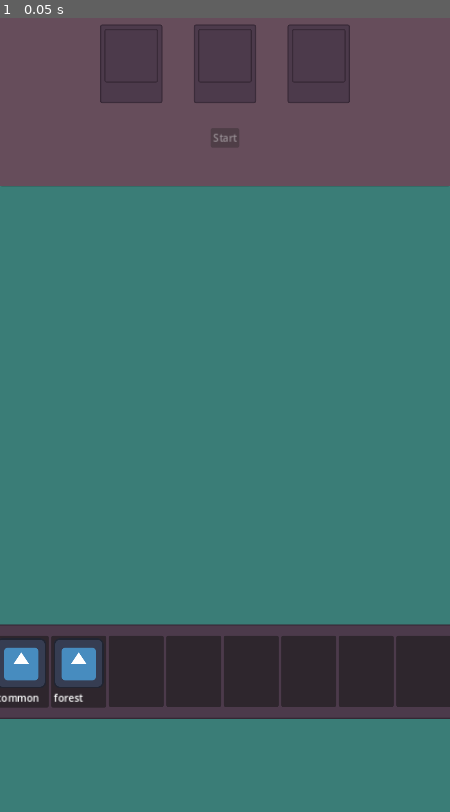
Above: before the commit, frame 1.
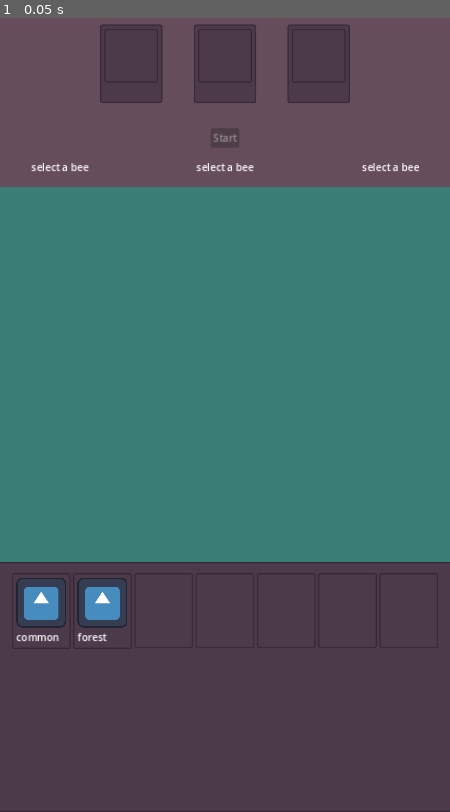
Above: after the commit, the same moment.

Repository: lesteenman/project-bees
Game: Godot game, scene res://scenes/main.tscn
The game is run twice, just before and just after one commit, with the same random seed, the same clock (stepped at 60 frames per second) and the same inputs.
Inputs:
- Up to frame 1 (0.05 s): no input

The runs differ from the first frame. In frame 1, 28% of the frame differs, in the area x 0-100%, y 18-100%.

Commit message:
Stash before moving the entire scene layout around

Diff:
--- a/project.godot
+++ b/project.godot
@@ -10,9 +10,10 @@
 
 [application]
 
-config/name="Project Bees"
+config/name="ProjectBees"
 run/main_scene="res://scenes/main.tscn"
 config/features=PackedStringArray("4.2", "GL Compatibility")
+boot_splash/bg_color=Color(0.298039, 0.227451, 0.294118, 1)
 config/icon="res://icon.svg"
 
 [autoload]
@@ -28,8 +29,10 @@
 window/size/always_on_top=true
 window/stretch/mode="canvas_items"
 window/stretch/aspect="expand"
+window/handheld/orientation=1
 
 [rendering]
 
 renderer/rendering_method="gl_compatibility"
 renderer/rendering_method.mobile="gl_compatibility"
+textures/vram_compression/import_etc2_astc=true
--- a/scenes/hives/BeeLab.gd
+++ b/scenes/hives/BeeLab.gd
@@ -1,7 +1,19 @@
 extends PanelContainer
 
 
-@export var beelab: BeeLab
+@export var beelab: BeeLab:
+	set(value):
+		beelab = value
+		value.connect('set_bee_1', set_bee_1)
+		value.connect('set_bee_2', set_bee_2)
+		value.connect('set_bee_result', set_bee_result)
+
+		set_bee_1(beelab.bee1)
+		set_bee_2(beelab.bee2)
+		set_bee_result(beelab.bee_result)
+
+var inventory_handler
+
 @onready var start_button: Button = $VBoxContainer2/HBoxContainer2/StartButton
 @onready var bee_slot_1: PanelContainer = $VBoxContainer2/MarginContainer/HBoxContainer/BeeSlot1
 @onready var bee_slot_result: PanelContainer = $VBoxContainer2/MarginContainer/HBoxContainer/BeeSlotResult
@@ -12,40 +24,33 @@
 @onready var bee_result_details: Label = $VBoxContainer2/MarginContainer2/HBoxContainer3/BeeResultDetails
 
 
-
-func _init():
-	# TODO: This should be managed by global state instead
-	beelab = BeeLab.new()
-
-	beelab.connect('set_bee_1', set_bee_1)
-	beelab.connect('set_bee_2', set_bee_2)
-	beelab.connect('set_bee_result', set_bee_result)
-
 func _on_start_button_pressed() -> void:
 	print("start the breeding!")
 	beelab.breed()
 
 func _on_bee_slot_1_bee_selected(bee: Bee) -> void:
+	print("on_bee_slot_1_selected", bee)
 	beelab.bee1 = bee
 	set_bee_1(bee)
 
+# TODO: DRAW OUT HOW THE BEELAB< THE SLOTS AND THE LAB SCENE INTERACT
 func set_bee_1(bee: Bee):
+	print("set bee 1 to ", bee)
 	start_button.disabled = !(beelab.bee1 && beelab.bee2)
 	bee_1_details.text = build_description(bee)
 
 	bee_slot_1.bee = bee
-	bee_slot_1.update_bee()
 
 func _on_bee_slot_2_bee_selected(bee: Bee) -> void:
 	beelab.bee2 = bee
 	set_bee_2(bee)
 
 func set_bee_2(bee: Bee):
+	print("set bee 2 to ", bee)
 	start_button.disabled = !(beelab.bee1 && beelab.bee2)
 	bee_2_details.text = build_description(bee)
 
 	bee_slot_2.bee = bee
-	bee_slot_2.update_bee()
 
 func set_bee_result(bee: Bee) -> void:
 	bee_result_details.text = build_description(bee)
@@ -63,3 +68,15 @@
 	desc += "\nlifespan: %d" % bee.chromosome1.lifespan
 
 	return desc
+
+func _on_bee_slot_1_bee_clicked(bee) -> void:
+	print("BeeLab: bee slot 1 clicked")
+	inventory_handler.return_bee(bee)
+
+func _on_bee_slot_2_bee_clicked(bee) -> void:
+	print("BeeLab: bee slot 2 clicked")
+	inventory_handler.return_bee(bee)
+
+func _on_bee_slot_result_bee_clicked(bee) -> void:
+	print("BeeLab: bee slot result clicked")
+	inventory_handler.return_bee(bee)
--- a/scenes/hives/BeeLab.tscn
+++ b/scenes/hives/BeeLab.tscn
@@ -71,7 +71,10 @@
 size_flags_horizontal = 3
 horizontal_alignment = 2
 
+[connection signal="bee_clicked" from="VBoxContainer2/MarginContainer/HBoxContainer/BeeSlot1" to="." method="_on_bee_slot_1_bee_clicked"]
 [connection signal="bee_selected" from="VBoxContainer2/MarginContainer/HBoxContainer/BeeSlot1" to="." method="_on_bee_slot_1_bee_selected"]
+[connection signal="bee_clicked" from="VBoxContainer2/MarginContainer/HBoxContainer/BeeSlotResult" to="." method="_on_bee_slot_result_bee_clicked"]
 [connection signal="bee_selected" from="VBoxContainer2/MarginContainer/HBoxContainer/BeeSlotResult" to="." method="_on_bee_slot_2_bee_selected"]
+[connection signal="bee_clicked" from="VBoxContainer2/MarginContainer/HBoxContainer/BeeSlot2" to="." method="_on_bee_slot_2_bee_clicked"]
 [connection signal="bee_selected" from="VBoxContainer2/MarginContainer/HBoxContainer/BeeSlot2" to="." method="_on_bee_slot_2_bee_selected"]
 [connection signal="pressed" from="VBoxContainer2/HBoxContainer2/StartButton" to="." method="_on_start_button_pressed"]
--- a/scenes/hives/BeeSlot.gd
+++ b/scenes/hives/BeeSlot.gd
@@ -1,12 +1,17 @@
 extends PanelContainer
 
-@export var bee: Bee = null
+@export var bee: Bee = null:
+	set(value):
+		bee = value
+		update_bee()
+
 @export var allow_input: bool = true
 
 @onready var bee_texture = $MarginContainer/VBoxContainer/PanelContainer/BeeTexture
 @onready var bee_name = $MarginContainer/VBoxContainer/BeeName
 
 signal bee_selected
+signal bee_clicked
 
 func update_bee() -> void:
 	if bee:
@@ -20,19 +25,16 @@
 	else:
 		bee_texture.texture = null
 		bee_name.text = ""
-
-func _get_drag_data(_at_position: Vector2) -> Variant:
-	var drag_preview = TextureRect.new()
-	drag_preview.texture = bee.get_texture()
-
-	set_drag_preview(drag_preview);
-
-	return bee
-
+#
 func _can_drop_data(_at_position: Vector2, data: Variant) -> bool:
 	return allow_input && !bee && data.get_type() == "Bee"
-
+#
 func _drop_data(_at_position: Vector2, data: Variant) -> void:
 	bee = data
 	bee_selected.emit(bee)
-	update_bee()
+
+func _on_margin_container_gui_input(event: InputEvent) -> void:
+	if event is InputEventMouseButton && event.button_index == MOUSE_BUTTON_LEFT:
+		if bee:
+			bee_clicked.emit(bee)
+			bee = null
--- a/scenes/hives/BeeSlot.tscn
+++ b/scenes/hives/BeeSlot.tscn
@@ -18,7 +18,6 @@
 
 [node name="MarginContainer" type="MarginContainer" parent="."]
 layout_mode = 2
-mouse_filter = 2
 theme_override_constants/margin_left = 4
 theme_override_constants/margin_top = 4
 theme_override_constants/margin_right = 4
@@ -40,3 +39,5 @@
 
 [node name="BeeName" type="Label" parent="MarginContainer/VBoxContainer"]
 layout_mode = 2
+
+[connection signal="gui_input" from="MarginContainer" to="." method="_on_margin_container_gui_input"]
--- a/scenes/inventory/BeeInventory.gd
+++ b/scenes/inventory/BeeInventory.gd
@@ -5,18 +5,16 @@
 
 var bees_target
 var selected = false
-
-signal bee_selected
-signal bee_deselected
-
+var slots = []
 
 func _on_ready():
 	print("should set slots to contents of player inventory, which is", PlayerBees.bees)
 
+	PlayerBees.refresh_inventory_guis.connect(updateGrid)
 	updateGrid()
 
-
 func updateGrid():
+	slots.clear()
 	for child in inventory_grid.get_children():
 		child.queue_free()
 
@@ -26,24 +24,26 @@
 
 	for s in range(total_slots):
 		var slot = INVENTORY_SLOT.instantiate()
+		slots.append(slot)
 		if PlayerBees.bees.size() > s:
 			slot.bee = PlayerBees.bees[s]
 
-		slot.connect("bee_clicked", self.slot_clicked)
+		slot.connect("bee_removed", _on_bee_removed)
 
 		#print("added a slot:", slot, slot.bee)
 		inventory_grid.add_child(slot)
 
+func return_bee(bee: Bee):
+	print("BeeInventory > should return bee to its slot", bee)
+	PlayerBees.add_item(bee)
+	for s in slots:
+		if s.bee == bee:
+			print("return to slot ", s)
+			s.setItemReserved(false)
 
 func set_target(target):
 	self.bees_target = target
 
-
-func slot_clicked(bee):
-	if bee:
-		if selected:
-			selected = false
-			bee_selected.emit(bee)
-		else:
-			selected = true
-			bee_deselected.emit(bee)
+func _on_bee_removed(bee: Bee):
+	print("bee removed: ", bee)
+	PlayerBees.remove_item(bee)
--- a/scenes/inventory/BeeInventory.tscn
+++ b/scenes/inventory/BeeInventory.tscn
@@ -12,7 +12,7 @@
 custom_minimum_size = Vector2(200, 80)
 anchors_preset = 10
 anchor_right = 1.0
-offset_bottom = 110.0
+offset_bottom = 477.0
 grow_horizontal = 2
 theme_override_styles/panel = ExtResource("1_pvlly")
 script = ExtResource("1_kpsjd")
@@ -26,17 +26,38 @@
 
 [node name="InventoryGrid" type="GridContainer" parent="MarginContainer"]
 layout_mode = 2
-columns = 8
+size_flags_horizontal = 4
+columns = 7
 
 [node name="InventorySlot" parent="MarginContainer/InventoryGrid" instance=ExtResource("2_xuggv")]
 layout_mode = 2
-size_flags_horizontal = 2
-size_flags_vertical = 2
 bee = SubResource("Resource_7r51d")
 
 [node name="InventorySlot2" parent="MarginContainer/InventoryGrid" instance=ExtResource("2_xuggv")]
 layout_mode = 2
 size_flags_horizontal = 0
-size_flags_vertical = 0
+
+[node name="InventorySlot3" parent="MarginContainer/InventoryGrid" instance=ExtResource("2_xuggv")]
+layout_mode = 2
+size_flags_vertical = 2
+bee = SubResource("Resource_7r51d")
+
+[node name="InventorySlot4" parent="MarginContainer/InventoryGrid" instance=ExtResource("2_xuggv")]
+layout_mode = 2
+size_flags_horizontal = 0
+
+[node name="InventorySlot5" parent="MarginContainer/InventoryGrid" instance=ExtResource("2_xuggv")]
+layout_mode = 2
+size_flags_vertical = 2
+bee = SubResource("Resource_7r51d")
+
+[node name="InventorySlot6" parent="MarginContainer/InventoryGrid" instance=ExtResource("2_xuggv")]
+layout_mode = 2
+size_flags_horizontal = 1
+
+[node name="InventorySlot7" parent="MarginContainer/InventoryGrid" instance=ExtResource("2_xuggv")]
+visible = false
+layout_mode = 2
+size_flags_horizontal = 1
 
 [connection signal="ready" from="." to="." method="_on_ready"]
--- a/scenes/inventory/InventorySlot.gd
+++ b/scenes/inventory/InventorySlot.gd
@@ -1,11 +1,17 @@
 extends PanelContainer
 
 @export var bee: Bee = null
+var reserved: bool:
+	set(value):
+		setItemReserved(value)
+
+var is_dragging := false
 
 @onready var texture_rect = $MarginContainer/VBoxContainer/TextureRect
 @onready var label = $MarginContainer/VBoxContainer/Label
+@onready var v_box_container: VBoxContainer = $MarginContainer/VBoxContainer
 
-signal bee_clicked
+signal bee_removed
 
 func _ready():
 	updateBee()
@@ -24,14 +30,41 @@
 		label.text = ""
 
 
-func _on_button_pressed() -> void:
-	bee_clicked.emit(bee)
+func setItemReserved(r) -> void:
+	if r:
+		v_box_container.modulate = Color(1, 1, 1, 0.4)
+	else:
+		v_box_container.modulate = Color(1, 1, 1, 1)
 
 
 func _get_drag_data(_at_position: Vector2) -> Variant:
+	if reserved:
+		return null
+
+	self.reserved = true
+	self.is_dragging = true
 	var drag_preview = TextureRect.new()
 	drag_preview.texture = bee.get_texture()
 
 	set_drag_preview(drag_preview);
 
 	return bee
+
+func on_drag_successful():
+	print("bee was dropped off, remove from inv")
+	bee_removed.emit(bee)
+
+func on_drag_cancelled():
+	print("drag-and-drop cancelled")
+	self.reserved = false
+
+
+func _notification(notification_type):
+	if is_dragging:
+		match notification_type:
+			NOTIFICATION_DRAG_END:
+				self.is_dragging = false
+				if get_viewport().gui_is_drag_successful():
+					self.on_drag_successful()
+				else:
+					self.on_drag_cancelled()
--- a/scenes/inventory/InventorySlot.tscn
+++ b/scenes/inventory/InventorySlot.tscn
@@ -1,13 +1,15 @@
-[gd_scene load_steps=2 format=3 uid="uid://ogiuricsrl57"]
+[gd_scene load_steps=3 format=3 uid="uid://ogiuricsrl57"]
 
 [ext_resource type="Script" path="res://scenes/inventory/InventorySlot.gd" id="1_4ommn"]
+[ext_resource type="StyleBox" uid="uid://blbrn3ysdnjqv" path="res://assets/styles/BorderedLightWood.tres" id="1_12la3"]
 
 [node name="InventorySlot" type="PanelContainer"]
 custom_minimum_size = Vector2(80, 80)
 offset_right = 80.0
 offset_bottom = 80.0
-size_flags_horizontal = 4
-size_flags_vertical = 4
+size_flags_horizontal = 2
+size_flags_vertical = 0
+theme_override_styles/panel = ExtResource("1_12la3")
 script = ExtResource("1_4ommn")
 metadata/_edit_group_ = true
 
--- a/scenes/main.gd
+++ b/scenes/main.gd
@@ -1 +1,10 @@
 extends Control
+
+@onready var bee_lab: PanelContainer = $BeeLab
+@onready var bee_inventory: PanelContainer = $ScrollContainer/BeeInventory
+
+func _ready():
+	var beelab = BeeLab.new()
+	bee_lab.beelab = beelab
+
+	bee_lab.inventory_handler = bee_inventory
--- a/scenes/main.tscn
+++ b/scenes/main.tscn
@@ -29,25 +29,18 @@
 
 [node name="ScrollContainer" type="ScrollContainer" parent="."]
 clip_contents = false
-custom_minimum_size = Vector2(2.08165e-12, 300)
+custom_minimum_size = Vector2(2.08165e-12, 400)
 layout_mode = 1
 anchors_preset = 12
 anchor_top = 1.0
 anchor_right = 1.0
 anchor_bottom = 1.0
-offset_top = -8.0
 grow_horizontal = 2
 grow_vertical = 0
+size_flags_vertical = 0
 horizontal_scroll_mode = 0
 
-[node name="VBoxContainer" type="VBoxContainer" parent="ScrollContainer"]
+[node name="BeeInventory" parent="ScrollContainer" instance=ExtResource("3_cwqui")]
 layout_mode = 2
 size_flags_horizontal = 3
-size_flags_vertical = 4
-
-[node name="BeeInventory" parent="ScrollContainer/VBoxContainer" instance=ExtResource("3_cwqui")]
-layout_mode = 2
-size_flags_vertical = 8
-
-[connection signal="bee_deselected" from="ScrollContainer/VBoxContainer/BeeInventory" to="." method="_on_bee_inventory_bee_deselected"]
-[connection signal="bee_selected" from="ScrollContainer/VBoxContainer/BeeInventory" to="." method="_on_bee_inventory_bee_selected"]
+size_flags_vertical = 3
--- a/state/player_bees.gd
+++ b/state/player_bees.gd
@@ -1,6 +1,8 @@
 extends Node
 
 @export var bees: Array[Bee]
+
+signal refresh_inventory_guis
 
 func _ready():
 	var bee1 = BeeSpeciesManager.create_base(BeeSpeciesManager.SPECIES.COMMON)
@@ -8,3 +10,18 @@
 
 	bees.append(bee1)
 	bees.append(bee2)
+
+
+func remove_item(bee: Bee):
+	print("should remove bee", bee)
+	bees.erase(bee)
+
+
+func add_item(bee: Bee):
+	print("should add bee", bee)
+	bees.append(bee)
+
+
+func update_inventory():
+	print("should update inventory")
+	refresh_inventory_guis.emit()
Not shown, added: export_presets.cfg
Not shown, changed: .gitignore
Not shown, added: android/.build_version
